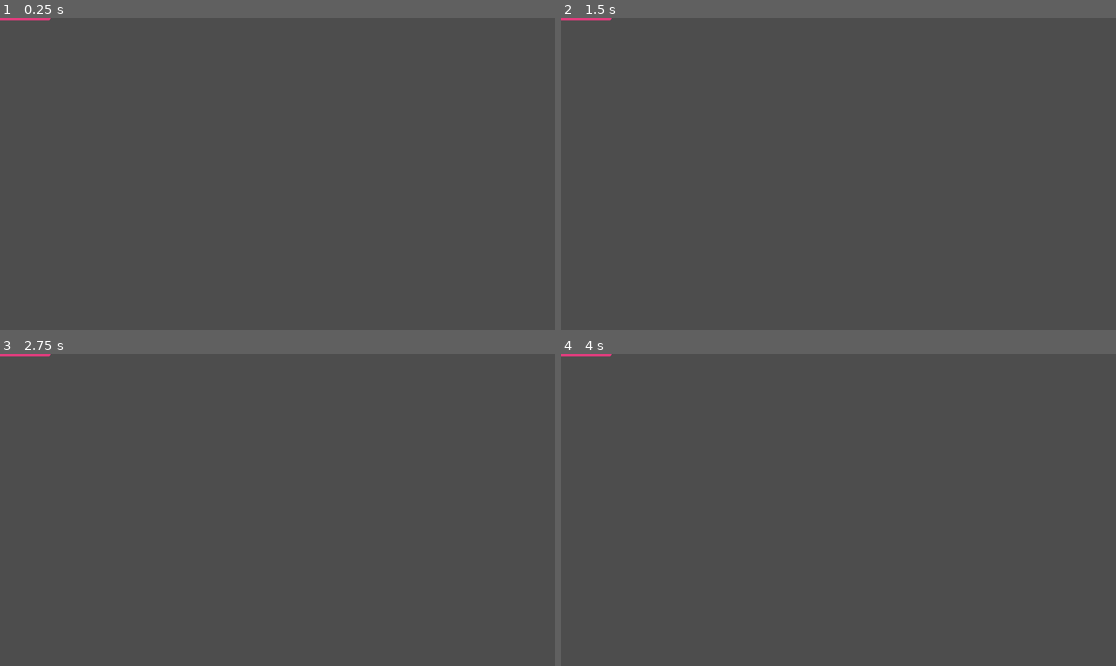
Above: before the commit, frames 1-4 (two rows, left to right).
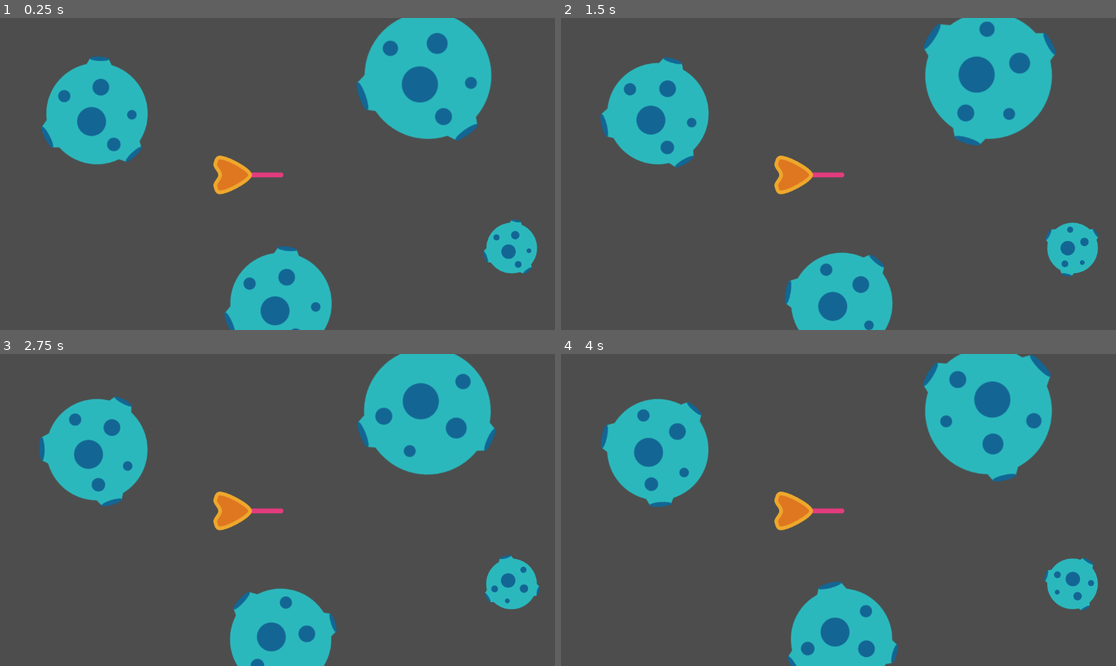
Above: after the commit, the same moments.

Repository: 6thAce/Lazer
Game: Godot game, scene res://game.tscn
The game is run twice, just before and just after one commit, with the same random seed, the same clock (stepped at 60 frames per second) and the same inputs. Before the commit the project starts from res://player_ship.tscn.
Inputs:
- Up to frame 1 (0.25 s): no input
- Up to frame 2 (1.5 s): no input
- Up to frame 3 (2.75 s): no input
- Up to frame 4 (4 s): no input

The runs differ from the first frame. In frame 1, 19% of the frame differs, in the area x 0-97%, y 0-100%; in frame 2, 19%; in frame 3, 18%; in frame 4, 19%.

Commit message:
Astroid added

Diff:
--- /dev/null
+++ b/astroid.gd
@@ -0,0 +1,9 @@
+extends StaticBody2D
+
+var rotation_speed := randf_range(PI / 20.0, PI / 4.0)
+
+@onready var sprite_2d: Sprite2D = $Sprite2D
+
+
+func _process(delta: float) -> void:
+	sprite_2d.rotate(rotation_speed * delta)
--- a/astroid.tscn
+++ b/astroid.tscn
@@ -1,11 +1,13 @@
-[gd_scene load_steps=3 format=3 uid="uid://dy8gkoupb4oqt"]
+[gd_scene load_steps=4 format=3 uid="uid://dy8gkoupb4oqt"]
 
 [ext_resource type="Texture2D" uid="uid://b5sex77nsh00g" path="res://Png/asteroid.svg" id="1_i2edn"]
+[ext_resource type="Script" uid="uid://ix6krxbj01u0" path="res://astroid.gd" id="1_ihboo"]
 
 [sub_resource type="CircleShape2D" id="CircleShape2D_ihboo"]
 radius = 105.0
 
 [node name="Astroid" type="StaticBody2D"]
+script = ExtResource("1_ihboo")
 
 [node name="Sprite2D" type="Sprite2D" parent="."]
 position = Vector2(0, -1)
--- a/game.tscn
+++ b/game.tscn
@@ -1,7 +1,8 @@
-[gd_scene load_steps=4 format=3 uid="uid://dikrlgejj741s"]
+[gd_scene load_steps=5 format=3 uid="uid://dikrlgejj741s"]
 
 [ext_resource type="PackedScene" uid="uid://wg3rk5wqokpt" path="res://lazer.tscn" id="1_e2o6t"]
 [ext_resource type="Texture2D" uid="uid://e2mo3frnggx" path="res://Png/topdown-player.svg" id="2_feb5d"]
+[ext_resource type="PackedScene" uid="uid://dy8gkoupb4oqt" path="res://astroid.tscn" id="3_feb5d"]
 
 [sub_resource type="Environment" id="Environment_mwb40"]
 glow_enabled = true
@@ -11,6 +12,7 @@
 [node name="CanvasLayer" type="CanvasLayer" parent="."]
 
 [node name="ColorRect" type="ColorRect" parent="CanvasLayer"]
+visible = false
 anchors_preset = -1
 anchor_right = 1.0
 anchor_bottom = 1.003
@@ -22,14 +24,29 @@
 [node name="WorldEnvironment" type="WorldEnvironment" parent="."]
 environment = SubResource("Environment_mwb40")
 
-[node name="Node2D" type="Node2D" parent="."]
+[node name="Ship" type="Node2D" parent="."]
 position = Vector2(483, 326)
 
-[node name="lazer" parent="Node2D" instance=ExtResource("1_e2o6t")]
+[node name="lazer" parent="Ship" instance=ExtResource("1_e2o6t")]
 z_index = 2
-target_position = Vector2(1400, 0)
 is_casting = true
 
-[node name="Sprite2D" type="Sprite2D" parent="Node2D"]
+[node name="Sprite2D" type="Sprite2D" parent="Ship"]
 z_index = 5
 texture = ExtResource("2_feb5d")
+
+[node name="Astroid" type="Node2D" parent="."]
+
+[node name="Astroid2" parent="Astroid" instance=ExtResource("3_feb5d")]
+position = Vector2(201, 199)
+
+[node name="Astroid" parent="Astroid" instance=ExtResource("3_feb5d")]
+position = Vector2(888, 120)
+scale = Vector2(1.25, 1.25)
+
+[node name="Astroid3" parent="Astroid" instance=ExtResource("3_feb5d")]
+position = Vector2(1062, 478)
+scale = Vector2(0.5, 0.5)
+
+[node name="Astroid4" parent="Astroid" instance=ExtResource("3_feb5d")]
+position = Vector2(583, 593)
--- a/lazer.tscn
+++ b/lazer.tscn
@@ -3,6 +3,7 @@
 [ext_resource type="Script" uid="uid://cpng0emqceavr" path="res://lazer.gd" id="1_avoeb"]
 
 [node name="lazer" type="RayCast2D"]
+target_position = Vector2(1400, 0)
 script = ExtResource("1_avoeb")
 
 [node name="Line2D" type="Line2D" parent="."]
--- a/project.godot
+++ b/project.godot
@@ -11,6 +11,6 @@
 [application]
 
 config/name="lazer"
-run/main_scene="uid://trcofbiympep"
+run/main_scene="uid://dikrlgejj741s"
 config/features=PackedStringArray("4.4", "Forward Plus")
 config/icon="res://icon.svg"
Not shown, added: astroid.gd.uid
